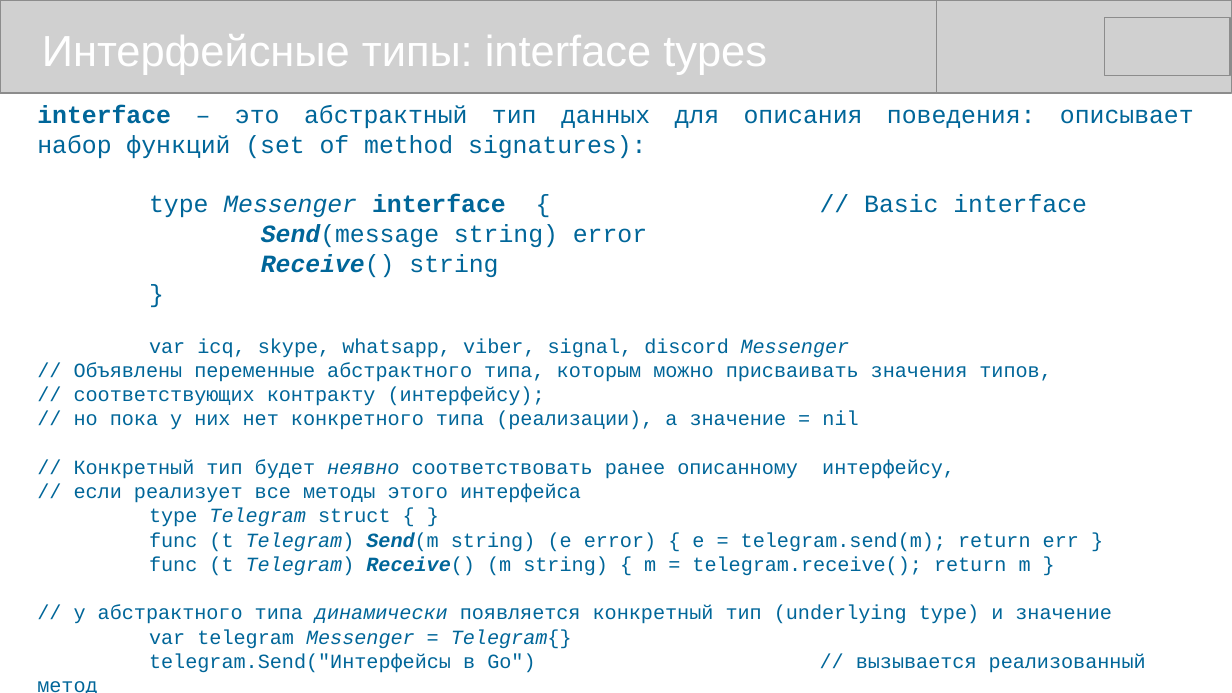
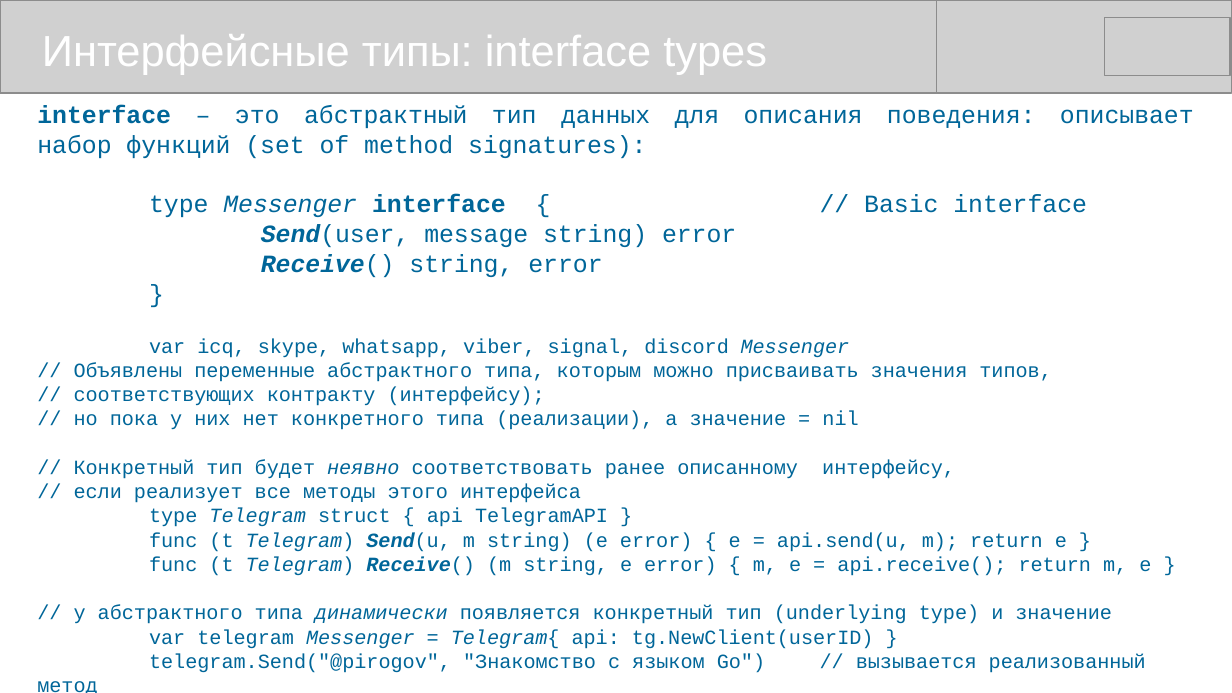
Before and after one commit to mike-shock/Go_language, a slide deck: slide 26 of Go_Preview.odp. Drawn at 1232x693 pixels with LibreOffice and Linux fonts; fonts in the diff are those of the drawing; grey boxes stand for pictures. Boxes give left, top, right and bottom in pixels: in the first picture for what was removed or moved away, otherwise in the second. Text is boxed around its words. In the diff, an @@ line names an element or a change of style, - is before the commit and + after.

```diff
--- a/Go_Preview.odp
+++ b/Go_Preview.odp
@@ text at box(261, 224, 736, 277): text changed @@
-Send(message string) error
-Receive() string
+Send(user, message string) error
+Receive() string, error
@@ text at box(149, 508, 1151, 576): text changed @@
-type Telegram struct { }
-func (t Telegram) Send(m string) (e error) { e = telegram.send(m); return err }
-func (t Telegram) Receive() (m string) { m = telegram.receive(); return m }
+type Telegram struct { api TelegramAPI }
+func (t Telegram) Send(u, m string) (e error) { e = api.send(u, m); return e }
+func (t Telegram) Receive() (m string, e error) { m, e = api.receive(); return m, e }
@@ text at box(149, 629, 1146, 673): text changed @@
-var telegram Messenger = Telegram{}
-telegram.Send("Интерфейсы в Go") // вызывается реализованный метод
+var telegram Messenger = Telegram{ api: tg.NewClient(userID) }
+telegram.Send("@pirogov", "Знакомство с языком Go") // вызывается реализованный метод
```
Also in this commit, not shown: 9 other slides changed, 1 other file.
